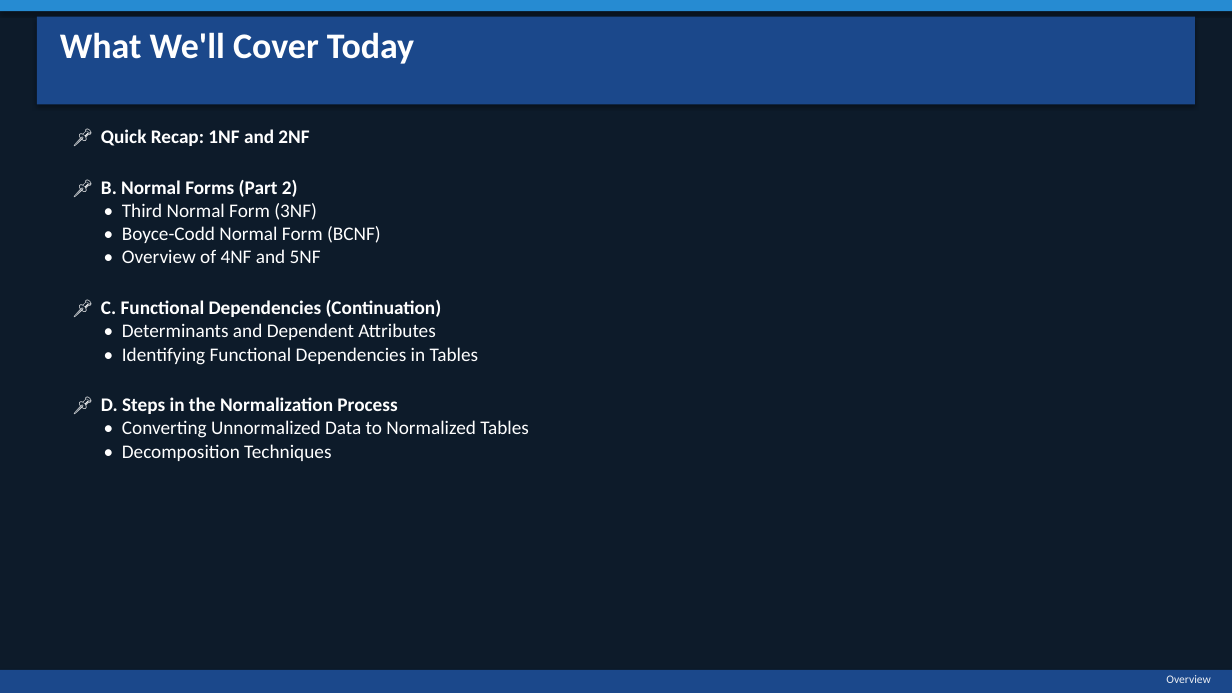
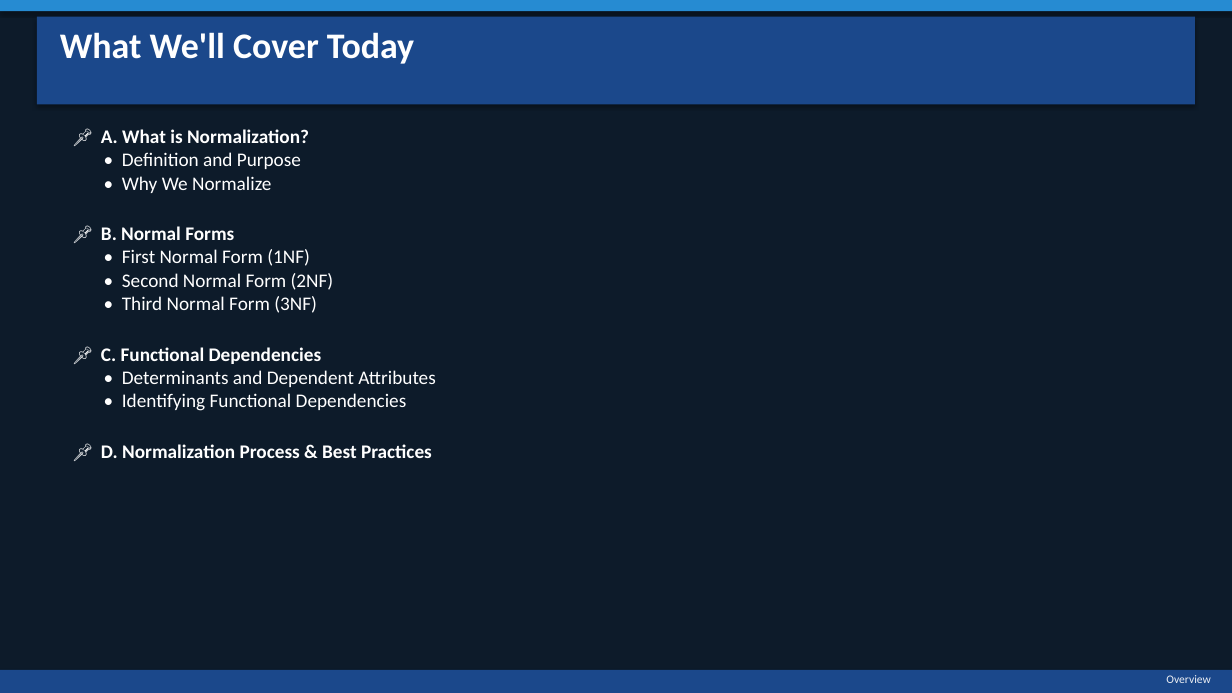
Before and after one commit to rbpelegrinojr/topic, a slide deck: slide 2 of Advand_Normalization_Concepts.pptx. Drawn at 1232x693 pixels with LibreOffice and Linux fonts; fonts in the diff are those of the drawing. Boxes give left, top, right and bottom in pixels: in the first picture for what was removed or moved away, otherwise in the second. Text is boxed around its words. In the diff, an @@ line names an element or a change of style, - is before the commit and + after.

```diff
--- a/Advand_Normalization_Concepts.pptx
+++ b/Advand_Normalization_Concepts.pptx
@@ text at [101, 129, 334, 290]: text changed; bold off @@
-📌 Quick Recap: 1NF and 2NF
-📌 B. Normal Forms (Part 2)
+📌 A. What is Normalization?
+• Definition and Purpose
+• Why We Normalize
+📌 B. Normal Forms
+• First Normal Form (1NF)
+• Second Normal Form (2NF)
@@ text at [101, 347, 322, 364]: text changed; bold on @@
-• Boyce-Codd Normal Form (BCNF)
-• Overview of 4NF and 5NF
-📌 C. Functional Dependencies (Continuation)
+📌 C. Functional Dependencies
@@ text at [101, 393, 432, 458]: text changed; bold on @@
-• Identifying Functional Dependencies in Tables
-📌 D. Steps in the Normalization Process
-• Converting Unnormalized Data to Normalized Tables
-• Decomposition Techniques
+• Identifying Functional Dependencies
+📌 D. Normalization Process & Best Practices
```
Also in this commit, not shown: 5 other slides changed, 4 slides added, 4 slides removed, 1 other file.
